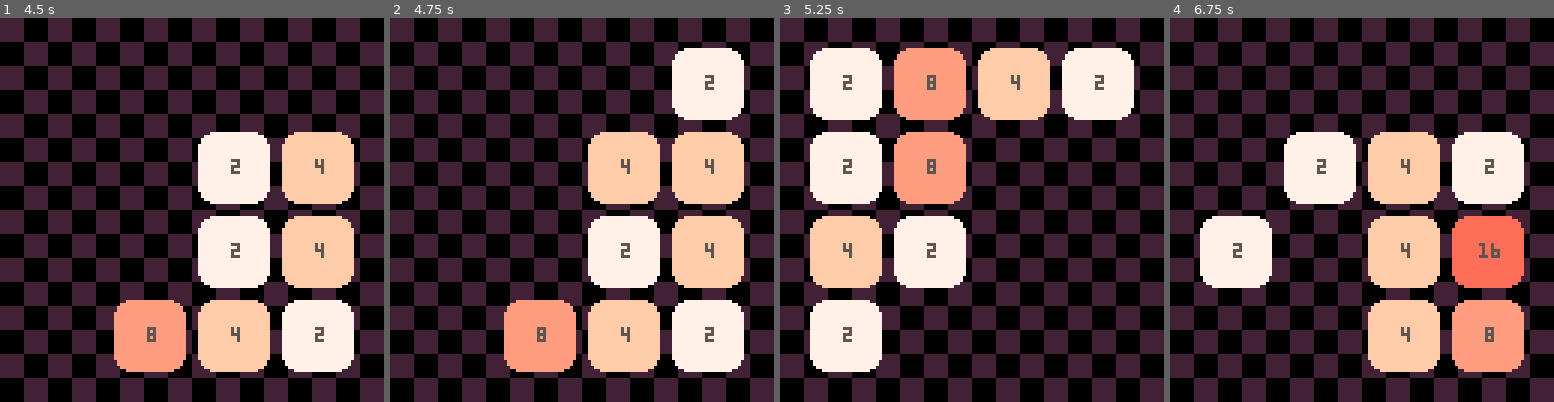
Above: before the commit, frames 1-4 (left to right).
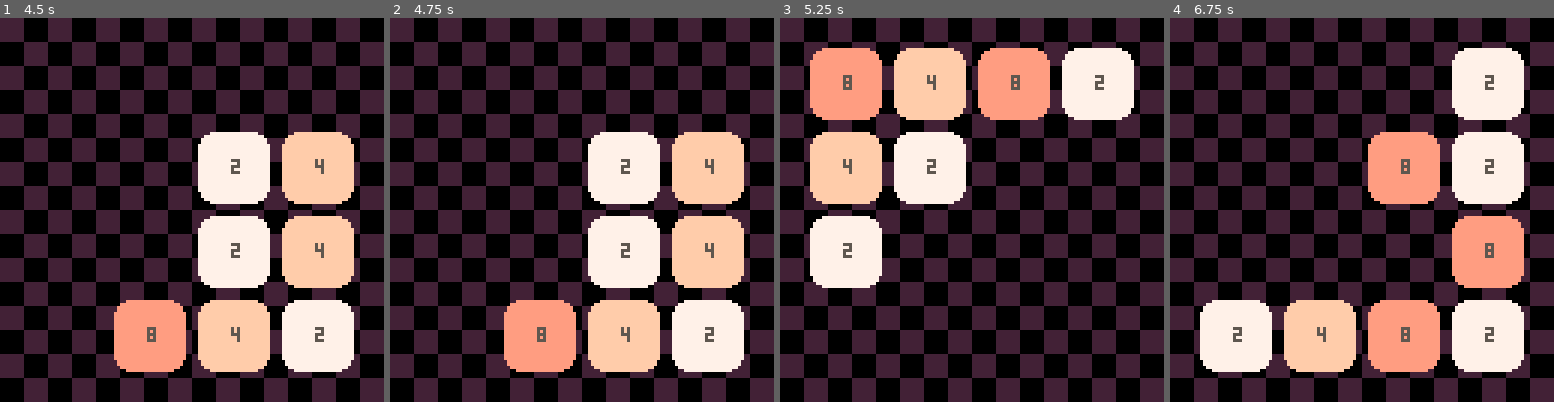
Above: after the commit, the same moments.

Repository: rbits0/2048-pico-8
Game: PICO-8 cartridge main.p8
Two runs of this game, one before a commit and one after it. Both use one fixed random seed, a clock stepped at 60 frames per second and the inputs below.
Inputs:
- Up to frame 1 (4.5 s): hold Right 1.6-2.1 s; hold Up 2.15-2.42 s; hold Right 2.47-3.03 s; hold Left 3.08-3.58 s; hold Down 3.63-3.97 s; hold Right from 4.02 s (still down)
- Up to frame 2 (4.75 s): release Right at 4.68 s; hold Up from 4.73 s (still down)
- Up to frame 3 (5.25 s): release Up at 5.03 s; hold Left from 5.08 s (still down)
- Up to frame 4 (6.75 s): release Left at 5.68 s; hold Down 5.73-6.03 s; hold Right 6.08-6.58 s; hold Right from 6.63 s (still down)

Frame 1 is identical in both runs. In frame 2, 6.6% of the frame differs, in the area x 51-93%, y 7-49%; in frame 3, 26%; in frame 4, 33%, in the area x 7-93%, y 7-93%.

Commit message:
Don't add new cell if no cells were moved

Diff:
--- a/board.lua
+++ b/board.lua
@@ -102,18 +102,24 @@
         end
 
 
+        local moved = false
         for row=1, max_row do
             for column=1, max_column do
                 local cell = self:get_cell_rotated(row, column, direction)
                 if cell != nil then
                     local action = self:move_cell(cell, row, column, direction)
+                    if not moved and action.type != ActionType.NONE then
+                        moved = true
+                    end
                     self:do_action(action)
                 end
             end
         end
 
         self:reset_cell_states()
-        self:add_random_cell()
+        if moved then
+            self:add_random_cell()
+        end
     end,
 
 
